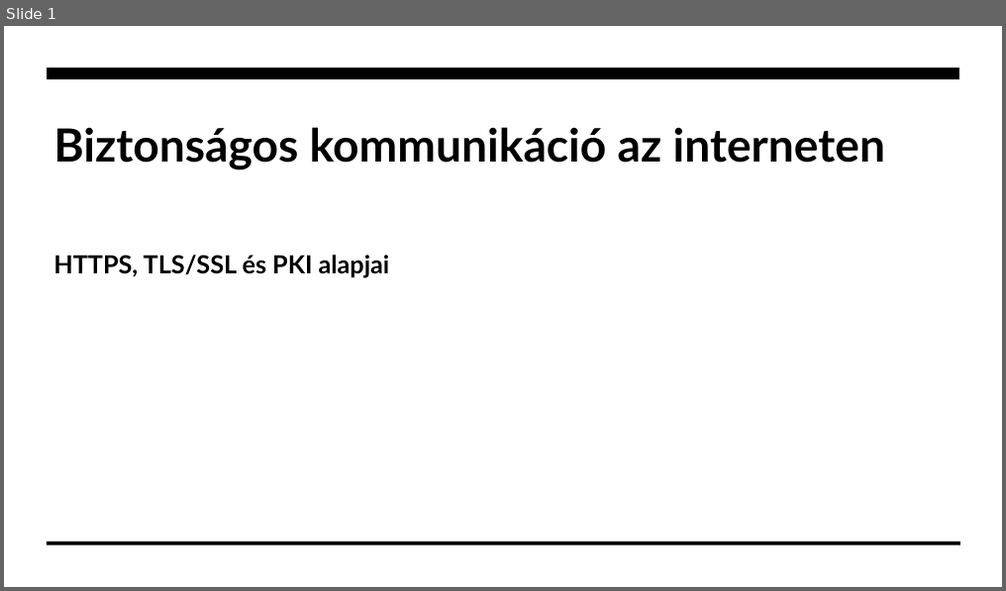
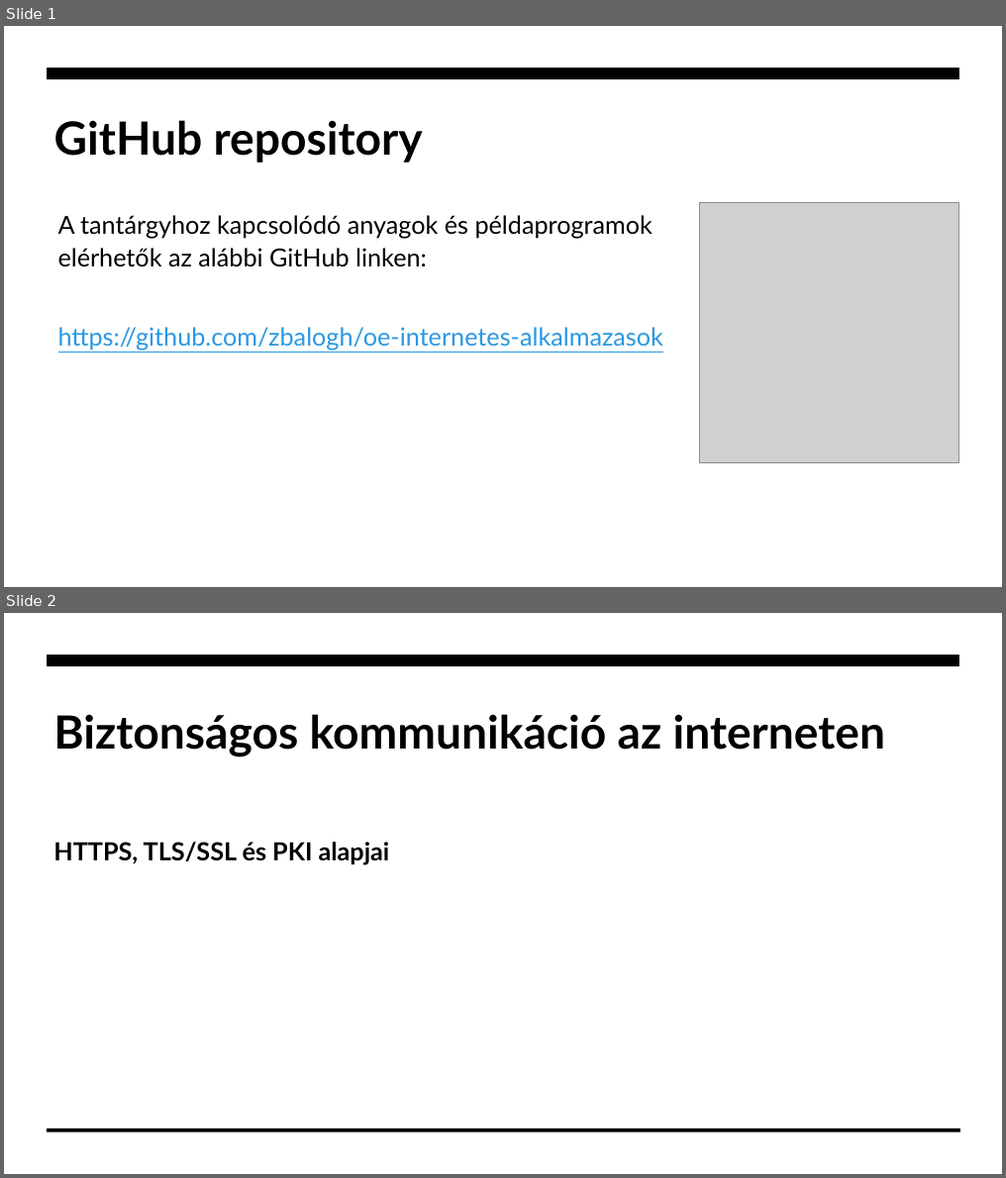
Before and after one commit to zbalogh/oe-internetes-alkalmazasok, a slide deck: 04/04_eloadas_https_tls_tanusitvanyok.pptx. Shown one above the other, each under a label of ours: slide 1 before the commit, slides 1 and 2 after it. The pictures are 1006x591 and 1006x1178 pixels, drawn with LibreOffice and Linux fonts; fonts in the diff are those of the drawing; grey boxes stand for pictures. Boxes give left, top, right and bottom in pixels: in the first picture for what was removed or moved away, otherwise in the second. Text is boxed around its words. In the diff, an @@ line names an element or a change of style, - is before the commit and + after.

```diff
--- a/04/04_eloadas_https_tls_tanusitvanyok.pptx
+++ b/04/04_eloadas_https_tls_tanusitvanyok.pptx
@@ slide 1 added at (4,26,1002,587), background #FFFFFF @@
@@ freeform shape added at (47,68,960,79), fill #000000 @@
@@ title added at (54,120,423,163), 44 pt, text #000000, bold @@
+GitHub repository
@@ picture added at (699,202,960,464) @@
@@ text added at (58,215,663,350), 24 pt, text #000000 @@
+A tantárgyhoz kapcsolódó anyagok és példaprogramok elérhetők az alábbi GitHub linken:
+https://github.com/zbalogh/oe-internetes-alkalmazasok
@@ what was slide 1 is now slide 2 @@
```
Also in this commit, not shown: 5 other files.
